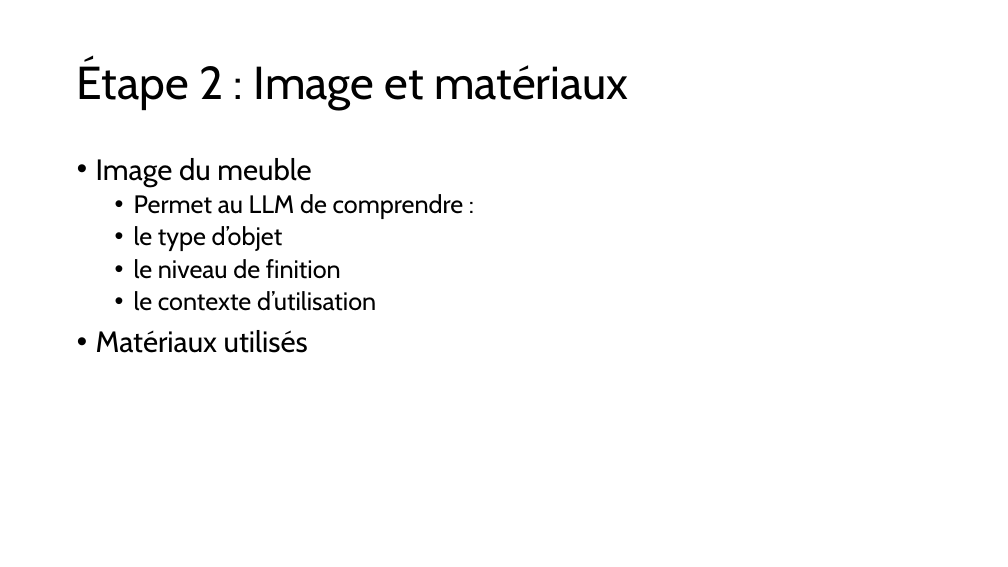
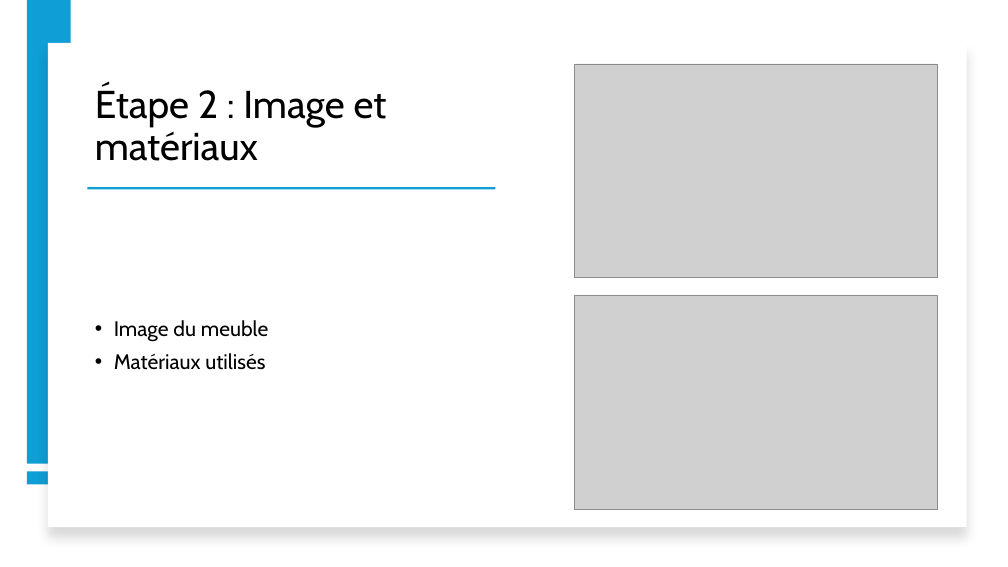
Before and after one commit to IzowRM/Stage-Cetic, a slide deck: slide 4 of Doc Slide/Pluo/Slide_Pluo.pptx. Drawn at 1008x567 pixels with LibreOffice and Linux fonts; fonts in the diff are those of the drawing; grey boxes stand for pictures. Boxes give left, top, right and bottom in pixels: in the first picture for what was removed or moved away, otherwise in the second. Text is boxed around its words. In the diff, an @@ line names an element or a change of style, - is before the commit and + after.

```diff
--- a/Doc Slide/Pluo/Slide_Pluo.pptx
+++ b/Doc Slide/Pluo/Slide_Pluo.pptx
@@ rectangle added at (x1=27, y1=0, x2=71, y2=464), fill #0F9ED5 @@
@@ rectangle added at (x1=48, y1=43, x2=966, y2=528), fill #FFFFFF @@
@@ title "Étape 2 : Image et ..." moved from (x1=77, y1=60, x2=628, y2=110) to (x1=95, y1=85, x2=387, y2=161) @@
@@ title "Étape 2 : Image et ..." at (x1=95, y1=85, x2=387, y2=161): size 44 to 37 pt; vertical alignment middle to bottom @@
@@ picture added at (x1=575, y1=64, x2=938, y2=278) @@
@@ text "Image du meuble" moved from (x1=96, y1=158, x2=464, y2=353) to (x1=114, y1=320, x2=269, y2=370) @@
@@ text "Image du meuble" at (x1=114, y1=320, x2=269, y2=370): size 28 to 20 pt; vertical alignment top to middle @@
@@ rectangle added at (x1=87, y1=188, x2=495, y2=190), fill #0F9ED5 @@
@@ text at (x1=134, y1=194, x2=464, y2=311): paragraphs removed @@
-  • Permet au LLM de comprendre :
-  • le type d’objet
-  • le niveau de finition
-  • le contexte d’utilisation
@@ picture added at (x1=575, y1=296, x2=938, y2=509) @@
@@ rectangle added at (x1=27, y1=471, x2=71, y2=484), fill #0F9ED5 @@
```
Also in this commit, not shown: 3 other slides changed, 1 other file.
